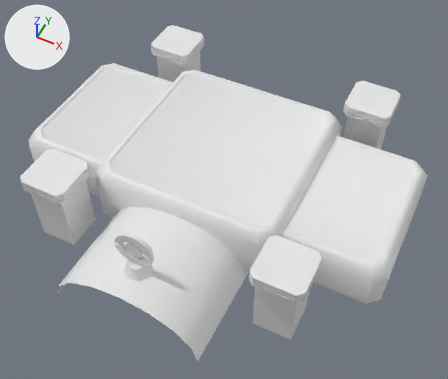
The Blender file Assets/Models/Ligue Pokemon/Ligue Pokemon.blend, before and after one commit.
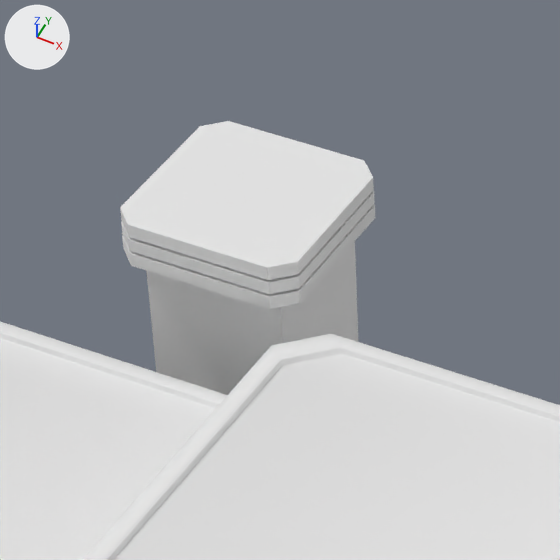
Each version is shown whole from a 50 mm camera at (22.67, -45.01, 49.13) aimed at (2.02, -3.7, -2.51), then close up on the part from 28% to 54% of the width and 0% to 31% of the height. The axes (+X, +Y, +Z) are drawn at upper left. The lights are the same throughout.
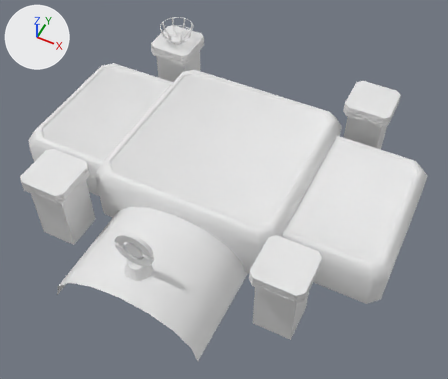
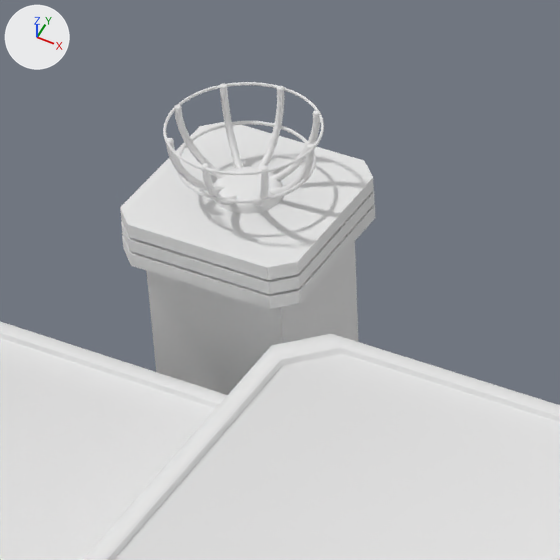
What differs and where, as boxes [x1, y1, x2, y2] in the close-ups (560 x 560 px):
'Cylinder.004', added: after [166, 83, 320, 207]
'Cylinder.005', added: after [214, 167, 283, 214]
'Torus', added: after [163, 82, 324, 175]
'Torus.001', added: after [177, 121, 316, 203]
'Cylinder.002', added: after [174, 105, 314, 195]
'Cylinder.001', added: after [202, 86, 285, 205]

The change, as a list of edits to the scene's bpy script:
```text
Add me_cylinder:
    me_cylinder.from_pydata(...)  # 800 vertices, 1596 faces; spans x -0.1..0.1, y -2.11..2.11, z -0.1..1.94
    me_cylinder.polygons.foreach_set('use_smooth', [True] * 1596)
Add me_cylinder_002:
    me_cylinder_002.from_pydata(...)  # 800 vertices, 1596 faces; spans x -2.11..2.11, y -0.1..0.1, z -0.1..1.94
    me_cylinder_002.polygons.foreach_set('use_smooth', [True] * 1596)
Add me_cylinder_005:
    me_cylinder_005.from_pydata(...)  # 1658 vertices, 3192 faces; spans x -1.52..1.52, y -1.52..1.52, z -0.1..1.94
    me_cylinder_005.polygons.foreach_set('use_smooth', [True] * 3192)
Add me_torus:
    me_torus.from_pydata(...)  # a torus around z (ring radius 2.08, tube radius 0.04) spanning x -2.12..2.12, y -2.12..2.12, z -0.04..0.04
Add me_torus_001:
    me_torus_001.from_pydata(...)  # a torus around z (ring radius 1.82, tube radius 0.05) spanning x -1.87..1.87, y -1.87..1.87, z -0.05..0.05
Add me_cylinder_006:
    me_cylinder_006.from_pydata(...)  # 192 vertices, 350 faces; spans x -1.0..1.0, y -1.0..1.0, z -0.21..0.18
    me_cylinder_006.polygons.foreach_set('use_smooth', [True] * 350)
Add ob_cylinder_001:
    ob_cylinder_001 = bpy.data.objects.new('Cylinder.001', me_cylinder)
    ob_cylinder_001.parent = ob_torche
    ob_cylinder_001.matrix_parent_inverse = Matrix(((1.0, 0.0, 0.0, 13.06), (0.0, 1.0, 0.0, -13.06), (0.0, 0.0, 1.0, -2.256), (0.0, 0.0, 0.0, 1.0)))
    ob_cylinder_001.location = (-13.06, 13.06, 2.256)
Add ob_torche:
    ob_torche = bpy.data.objects.new('Torche', None)
    ob_torche.location = (-13.06, 13.06, 2.256)
Add ob_cylinder_002:
    ob_cylinder_002 = bpy.data.objects.new('Cylinder.002', me_cylinder_002)
    ob_cylinder_002.parent = ob_torche
    ob_cylinder_002.matrix_parent_inverse = Matrix(((1.0, 0.0, 0.0, 13.06), (0.0, 1.0, 0.0, -13.06), (0.0, 0.0, 1.0, -2.256), (0.0, 0.0, 0.0, 1.0)))
    ob_cylinder_002.location = (-13.06, 13.06, 2.256)
Add ob_cylinder_004:
    ob_cylinder_004 = bpy.data.objects.new('Cylinder.004', me_cylinder_005)
    ob_cylinder_004.parent = ob_torche
    ob_cylinder_004.matrix_parent_inverse = Matrix(((1.0, 0.0, 0.0, 13.06), (0.0, 1.0, 0.0, -13.06), (0.0, 0.0, 1.0, -2.256), (0.0, 0.0, 0.0, 1.0)))
    ob_cylinder_004.location = (-13.06, 13.06, 2.256)
Add ob_torus:
    ob_torus = bpy.data.objects.new('Torus', me_torus)
    ob_torus.parent = ob_torche
    ob_torus.matrix_parent_inverse = Matrix(((1.0, 0.0, 0.0, 13.06), (0.0, 1.0, 0.0, -13.06), (0.0, 0.0, 1.0, -2.256), (0.0, 0.0, 0.0, 1.0)))
    ob_torus.location = (-13.06, 13.06, 4.122)
Add ob_torus_001:
    ob_torus_001 = bpy.data.objects.new('Torus.001', me_torus_001)
    ob_torus_001.parent = ob_torche
    ob_torus_001.matrix_parent_inverse = Matrix(((1.0, 0.0, 0.0, 13.06), (0.0, 1.0, 0.0, -13.06), (0.0, 0.0, 1.0, -2.256), (0.0, 0.0, 0.0, 1.0)))
    ob_torus_001.location = (-13.06, 13.06, 3.085)
Add ob_cylinder_005:
    ob_cylinder_005 = bpy.data.objects.new('Cylinder.005', me_cylinder_006)
    ob_cylinder_005.parent = ob_torche
    ob_cylinder_005.matrix_parent_inverse = Matrix(((1.0, 0.0, 0.0, 13.06), (0.0, 1.0, 0.0, -13.06), (0.0, 0.0, 1.0, -2.256), (0.0, 0.0, 0.0, 1.0)))
    ob_cylinder_005.location = (-13.06, 13.06, 2.256)
```
